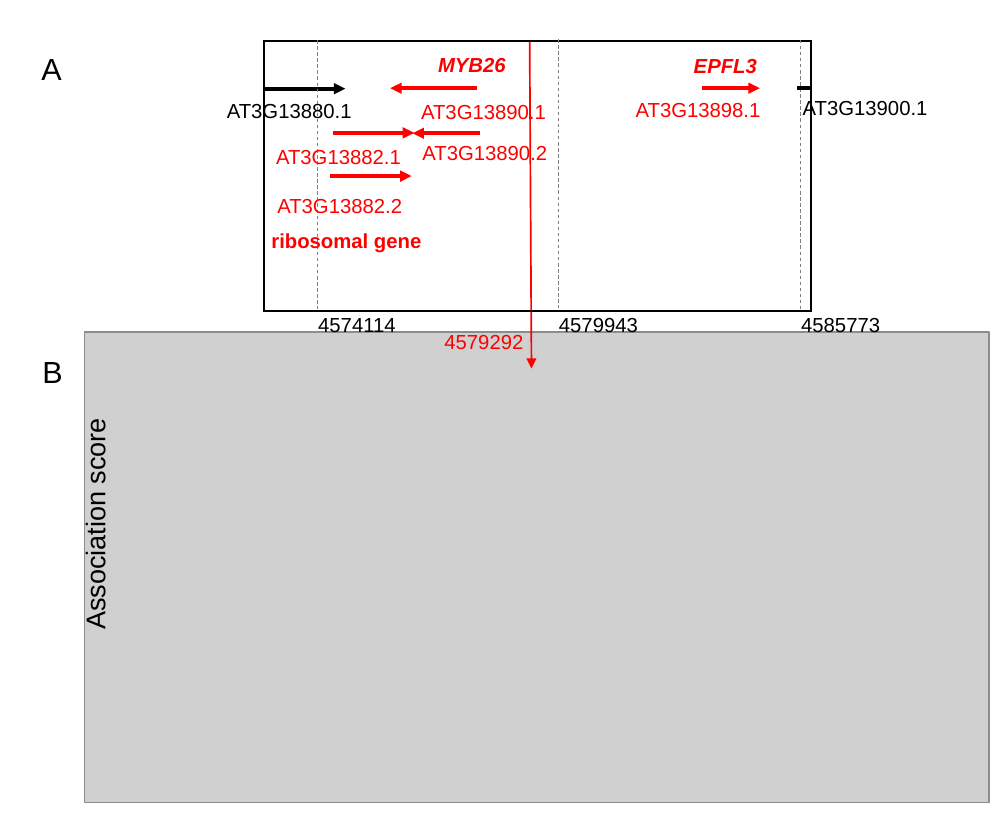
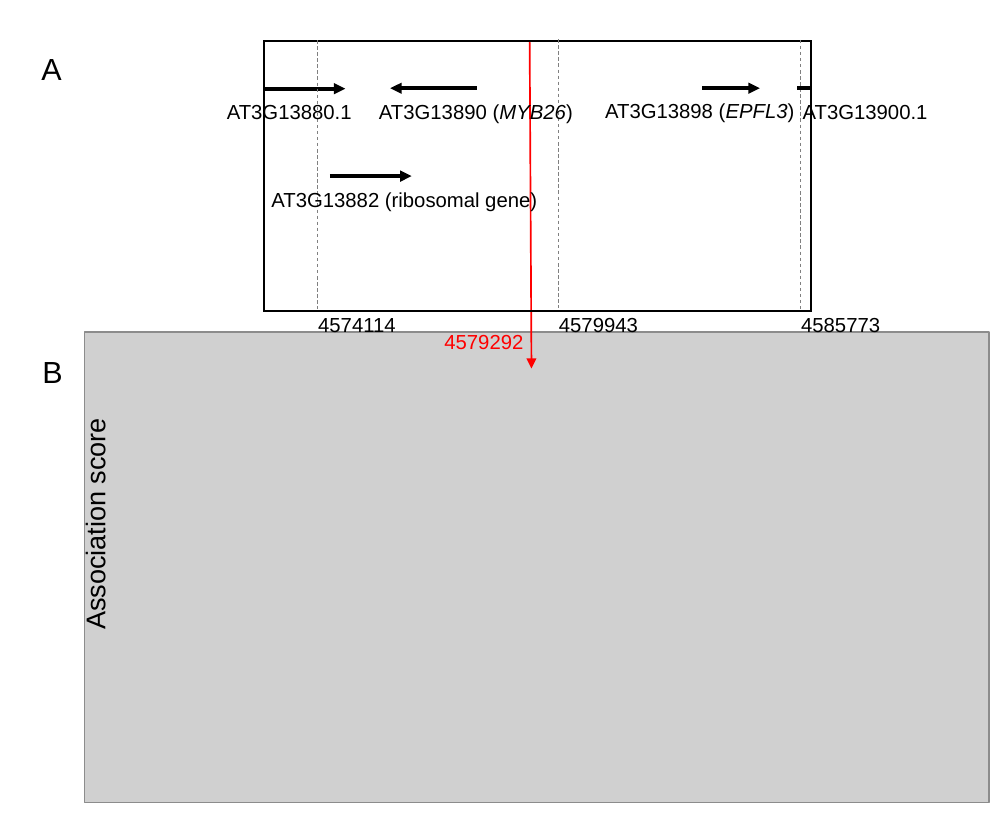
Before and after one commit to yassato/AraAphidGWAS, a slide deck: slide 1 of figures/fig1_comb.pptx. Drawn at 1008x816 pixels with LibreOffice and Linux fonts; fonts in the diff are those of the drawing; grey boxes stand for pictures. Boxes give left, top, right and bottom in pixels: in the first picture for what was removed or moved away, otherwise in the second. Text is boxed around its words. In the diff, an @@ line names an element or a change of style, - is before the commit and + after.

```diff
--- a/figures/fig1_comb.pptx
+++ b/figures/fig1_comb.pptx
@@ text removed at <box>438,58,506,73</box> @@
-MYB26
@@ text removed at <box>694,59,757,74</box> @@
-EPFL3
@@ arrow (477, 88) - (390, 88): stroke #FF0000 2.25 pt to #000000 2.25 pt @@
@@ arrow (702, 88) - (759, 88): stroke #FF0000 2.25 pt to #000000 2.25 pt @@
@@ text at <box>379,103,573,124</box>: text changed; text colour #FF0000 to #000000 @@
-AT3G13890.1
+AT3G13890 (MYB26)
@@ text at <box>605,103,795,123</box>: text changed; text colour #FF0000 to #000000 @@
-AT3G13898.1
+AT3G13898 (EPFL3)
@@ text "AT3G13900.1": place and size @@
-text "AT3G13900.1" at <box>803,99,928,120</box>
+text "AT3G13900.1" at <box>803,103,928,124</box>
@@ text removed at <box>276,149,401,169</box> @@
-AT3G13882.1
@@ arrow removed from (333, 133) to (414, 133) @@
@@ arrow removed from (480, 133) to (412, 133) @@
@@ text removed at <box>422,145,547,166</box> @@
-AT3G13890.2
@@ arrow (330, 176) - (412, 176): stroke #FF0000 2.25 pt to #000000 2.25 pt @@
@@ text at <box>271,191,537,212</box>: text changed; text colour #FF0000 to #000000 @@
-AT3G13882.2
+AT3G13882 (ribosomal gene)
@@ text removed at <box>271,233,421,254</box> @@
-ribosomal gene
```
Also in this commit, not shown: 3 other files.
